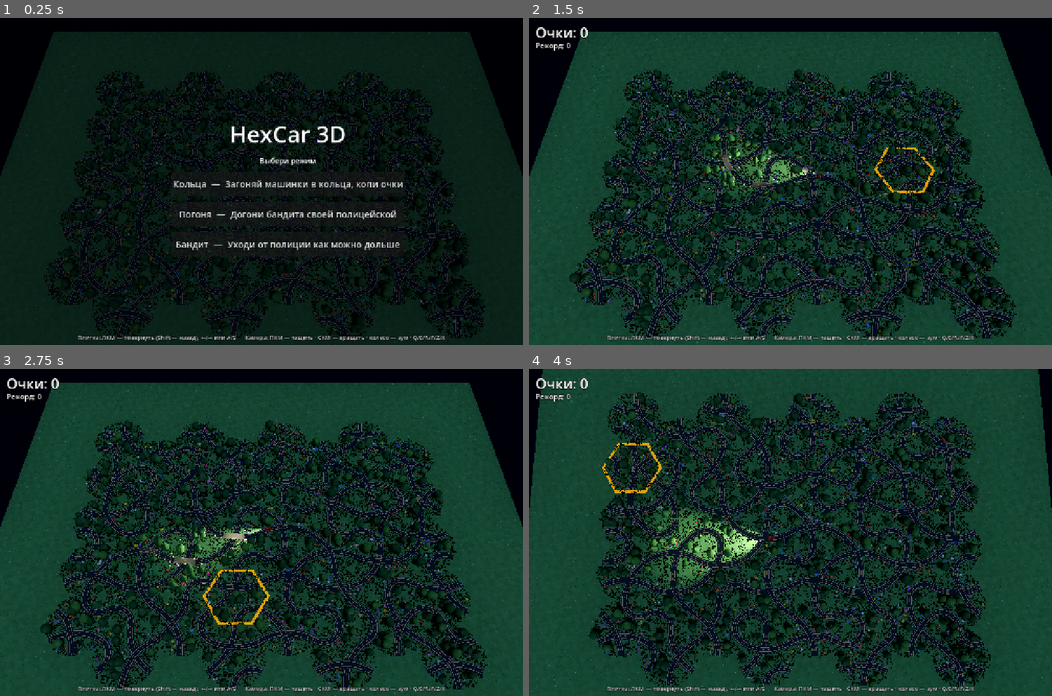
Above: before the commit, frames 1-4 (two rows, left to right).
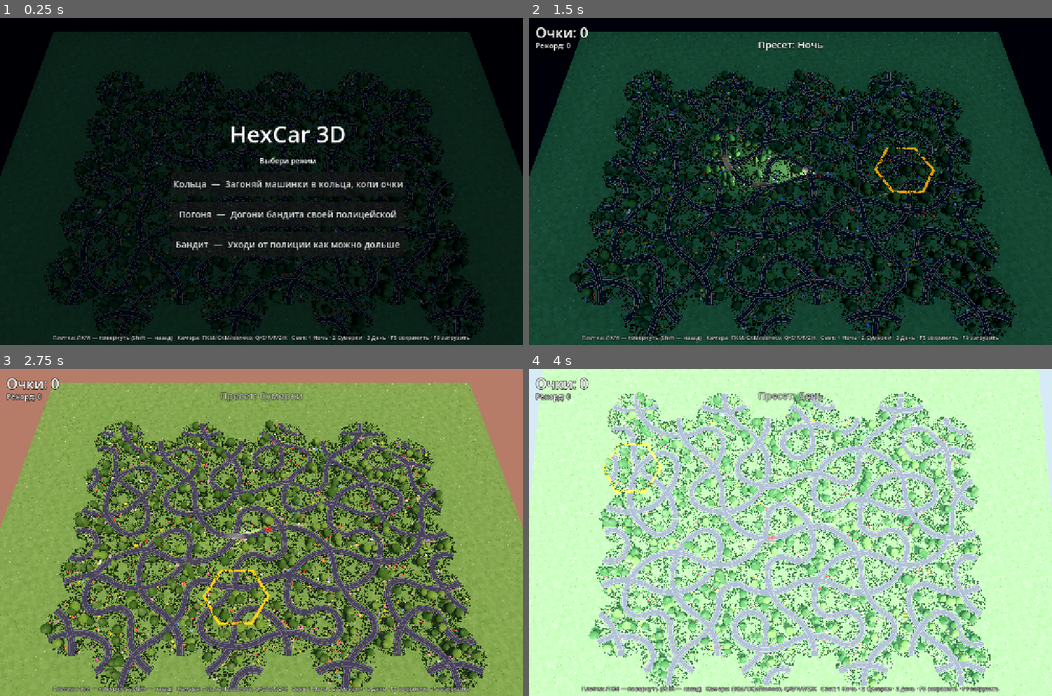
Above: after the commit, the same moments.

Repository: SashkoSoft/hexcar
Game: Godot game, scene res://Main.tscn
Two runs of this game, one before a commit and one after it. Both use one fixed random seed, a clock stepped at 60 frames per second and the inputs below.
Inputs (mouse positions are in pixels of both pictures, inside the frame that each line leads up to):
- Up to frame 1 (0.25 s): no input
- Up to frame 2 (1.5 s): click "Кольца — Загоняй машинки в ко…" at 0.5 s; tap Enter at 1.25 s; move the mouse to (905, 165) at 1.27 s; hold Right from 1.28 s (still down); tap 1 at 1.35 s; click (905, 165) at 1.42 s
- Up to frame 3 (2.75 s): tap 2 at 1.55 s; release Right at 2 s; drag from (156, 548) to (235, 597) at 2.02 s
- Up to frame 4 (4 s): move the mouse to (842, 460) at 2.77 s; hold Right 2.78-3.5 s; hold R 2.78-3.5 s; tap 3 at 2.85 s; drag from (764, 597) to (633, 483) at 3.52 s

The runs differ from the first frame. In frame 1, 0.7% of the frame differs, in the area x 10-90%, y 96-99%; in frame 2, 0.8%; in frame 3, 99%; in frame 4, 100%, in the area x 0-100%, y 0-100%.

Commit message:
Godot: пресеты оформления (свет/фары/свечение/небо) с записью и чтением
- Все визуальные параметры (ambient, луна/солнце, glow, цвета неба и яркость
  звёзд через uniform-шейдер, энергия/дальность/цвет фар, свечение подсветки
  кругов) собраны в набор look и применяются на лету через _apply_look().
- Встроенные пресеты: Ночь / Сумерки / День (клавиши 1/2/3).
- Сохранение в user://look.cfg (F5) и чтение (F9); при старте автоматически
  подхватывается сохранённый набор. Плашка-уведомление о применении/записи.

Co-Authored-By: Claude Opus 4.8 (1M context) <noreply@anthropic.com>

Diff:
--- a/godot/Main.gd
+++ b/godot/Main.gd
@@ -89,6 +89,7 @@
 	var loopScore: int = 0
 	var half_h: float = 4.0
 	var node: Node3D
+	var lights: Array = []   # SpotLight3D фар (для смены пресета на лету)
 
 # ======================================================================
 # Состояние
@@ -122,6 +123,42 @@
 var hover := -1
 var drag_tile := -1
 var drag_accum := 0.0
+
+# ---- Пресеты оформления (свет/фары/свечение/небо) ----
+# текущие настройки; применяются через _apply_look(), сохраняются/читаются с диска
+var look := {}
+var env: Environment
+var moon: DirectionalLight3D
+var sky_mat: ShaderMaterial
+const LOOK_PATH := "user://look.cfg"
+var PRESETS := {
+	"Ночь": {
+		"ambient_color": Color(0.118, 0.149, 0.259), "ambient_energy": 0.28,
+		"moon_color": Color(0.525, 0.608, 0.871), "moon_energy": 0.25,
+		"glow_intensity": 1.1, "glow_bloom": 0.25, "glow_threshold": 0.8,
+		"sky_top": Color(0.003, 0.005, 0.016), "sky_horizon": Color(0.018, 0.026, 0.058), "star": 1.0,
+		"hl_energy": 38.0, "hl_range": 420.0, "hl_angle": 30.0, "hl_color": Color(1.0, 0.95, 0.78),
+		"highlight_emission": 1.8,
+	},
+	"Сумерки": {
+		"ambient_color": Color(0.32, 0.30, 0.42), "ambient_energy": 0.7,
+		"moon_color": Color(0.95, 0.72, 0.55), "moon_energy": 0.7,
+		"glow_intensity": 0.9, "glow_bloom": 0.15, "glow_threshold": 0.9,
+		"sky_top": Color(0.10, 0.10, 0.22), "sky_horizon": Color(0.55, 0.35, 0.30), "star": 0.35,
+		"hl_energy": 16.0, "hl_range": 300.0, "hl_angle": 30.0, "hl_color": Color(1.0, 0.96, 0.82),
+		"highlight_emission": 1.2,
+	},
+	"День": {
+		"ambient_color": Color(0.70, 0.78, 0.92), "ambient_energy": 1.0,
+		"moon_color": Color(1.0, 0.96, 0.85), "moon_energy": 1.2,
+		"glow_intensity": 0.5, "glow_bloom": 0.05, "glow_threshold": 1.0,
+		"sky_top": Color(0.22, 0.42, 0.75), "sky_horizon": Color(0.72, 0.84, 0.93), "star": 0.0,
+		"hl_energy": 5.0, "hl_range": 180.0, "hl_angle": 30.0, "hl_color": Color(1.0, 0.97, 0.85),
+		"highlight_emission": 0.7,
+	},
+}
+var flash_label: Label
+var flash_t := 0.0
 
 # камера (орбитальная, со сглаживанием как в Dorfromantik)
 var cam_pivot: Vector3                  # текущая (сглаженная) точка фокуса
@@ -178,6 +215,7 @@
 # ======================================================================
 func _ready() -> void:
 	randomize()
+	look = PRESETS["Ночь"].duplicate(true)   # пресет по умолчанию
 	_build_base_roads()
 	_build_bridges()
 	_build_environment()
@@ -191,6 +229,7 @@
 	_build_hover_marker()
 	_build_ui()
 	_show_menu()
+	load_look()   # если есть сохранённые настройки на диске — применить их
 
 # ----------------------------------------------------------------------
 # Геометрия (порт)
@@ -700,7 +739,8 @@
 
 # подсветка дорог замкнутых кругов цветом машинки (тонируем асфальт, surface 0)
 func _road_tint_mat(col: Color) -> StandardMaterial3D:
-	var key := "roadtint|" + str(col)
+	var emit: float = look.get("highlight_emission", 1.8)
+	var key := "roadtint|" + str(col) + "|" + str(emit)
 	if mat_cache.has(key):
 		return mat_cache[key]
 	var m := StandardMaterial3D.new()
@@ -709,7 +749,7 @@
 	m.cull_mode = BaseMaterial3D.CULL_DISABLED
 	m.emission_enabled = true
 	m.emission = col
-	m.emission_energy_multiplier = 1.8
+	m.emission_energy_multiplier = emit
 	mat_cache[key] = m
 	return m
 
@@ -754,6 +794,12 @@
 	_update_hover(dt)
 	_update_popups(dt)
 	_update_ui()
+	if flash_t > 0.0:
+		flash_t -= dt
+		flash_label.visible = true
+		flash_label.modulate.a = clamp(flash_t, 0.0, 1.0)
+	elif flash_label.visible:
+		flash_label.visible = false
 	_camera_keys(dt)
 	_smooth_camera(dt)
 	update_camera()
@@ -829,11 +875,23 @@
 			tgt_yaw += event.relative.x * 0.006
 			tgt_pitch = clamp(tgt_pitch - event.relative.y * 0.004, CAM_PITCH_MIN, CAM_PITCH_MAX)
 	elif event is InputEventKey and event.pressed and not event.echo:
-		if gameState == "play" and hover >= 0:
-			if event.keycode == KEY_LEFT or event.keycode == KEY_A:
-				rotate_tile(hover, -1)
-			elif event.keycode == KEY_RIGHT or event.keycode == KEY_S:
-				rotate_tile(hover, 1)
+		match event.keycode:
+			KEY_1:
+				apply_preset("Ночь")
+			KEY_2:
+				apply_preset("Сумерки")
+			KEY_3:
+				apply_preset("День")
+			KEY_F5:
+				save_look()
+			KEY_F9:
+				load_look()
+			_:
+				if gameState == "play" and hover >= 0:
+					if event.keycode == KEY_LEFT or event.keycode == KEY_A:
+						rotate_tile(hover, -1)
+					elif event.keycode == KEY_RIGHT or event.keycode == KEY_S:
+						rotate_tile(hover, 1)
 
 # ======================================================================
 # Материалы / общие меши
@@ -1348,15 +1406,16 @@
 	var tail_mat := get_mat(Color(1.0, 0.12, 0.06), 0.3, 3.0)
 	for s in [-1.0, 1.0]:
 		var spot := SpotLight3D.new()
-		spot.light_color = Color(1.0, 0.95, 0.78)
-		spot.light_energy = 38.0
-		spot.spot_range = 420.0
-		spot.spot_angle = 30.0
+		spot.light_color = look.get("hl_color", Color(1.0, 0.95, 0.78))
+		spot.light_energy = look.get("hl_energy", 38.0)
+		spot.spot_range = look.get("hl_range", 420.0)
+		spot.spot_angle = look.get("hl_angle", 30.0)
 		spot.spot_angle_attenuation = 0.7
 		spot.spot_attenuation = 0.6
 		spot.shadow_enabled = false
 		spot.transform = Transform3D(Basis(lx, ly, lz), Vector3(length * 0.5, hl_y, s * width * 0.30))
 		root.add_child(spot)
+		c.lights.append(spot)
 		var lamp := MeshInstance3D.new()
 		var lampm := BoxMesh.new()
 		lampm.size = Vector3(width * 0.10, height * 0.20, width * 0.18)
@@ -1439,6 +1498,10 @@
 var _NIGHT_SKY_SHADER := """
 shader_type sky;
 
+uniform vec3 u_sky_top = vec3(0.003, 0.005, 0.016);
+uniform vec3 u_sky_horizon = vec3(0.018, 0.026, 0.058);
+uniform float u_star = 1.0;
+
 float hash(vec3 p) {
 	return fract(sin(dot(p, vec3(12.9898, 78.233, 37.719))) * 43758.5453);
 }
@@ -1458,12 +1521,12 @@
 void sky() {
 	vec3 d = normalize(EYEDIR);
 	float up = clamp(d.y, 0.0, 1.0);
-	vec3 base = mix(vec3(0.018, 0.026, 0.058), vec3(0.003, 0.005, 0.016), up);
+	vec3 base = mix(u_sky_horizon, u_sky_top, up);
 	float star = 0.0;
-	if (d.y > 0.01) {
+	if (u_star > 0.001 && d.y > 0.01) {
 		star += star_layer(d, 200.0, 0.983);
 		star += star_layer(d, 340.0, 0.989) * 0.8;
-		star *= smoothstep(0.0, 0.10, d.y);
+		star *= smoothstep(0.0, 0.10, d.y) * u_star;
 	}
 	vec3 sc = mix(vec3(0.8, 0.86, 1.0), vec3(1.0, 0.94, 0.78), hash(floor(d * 97.0)));
 	COLOR = base + sc * star * 3.0;
@@ -1472,35 +1535,27 @@
 
 func _build_environment() -> void:
 	var we := WorldEnvironment.new()
-	var env := Environment.new()
+	env = Environment.new()
 	env.background_mode = Environment.BG_SKY
 	var sky := Sky.new()
 	var sky_shader := Shader.new()
 	sky_shader.code = _NIGHT_SKY_SHADER
-	var sky_mat := ShaderMaterial.new()
+	sky_mat = ShaderMaterial.new()
 	sky_mat.shader = sky_shader
 	sky.sky_material = sky_mat
 	env.sky = sky
-	# глубокая ночь: тусклый холодный ambient
 	env.ambient_light_source = Environment.AMBIENT_SOURCE_COLOR
-	env.ambient_light_color = Color8(0x1e, 0x26, 0x42)
-	env.ambient_light_energy = 0.28
 	env.tonemap_mode = Environment.TONE_MAPPER_FILMIC
-	# свечение для фар/подсветки кругов/звёзд
 	env.glow_enabled = true
-	env.glow_intensity = 1.1
-	env.glow_bloom = 0.25
-	env.glow_hdr_threshold = 0.8
+	# конкретные значения света/неба/свечения берутся из пресета (_apply_look)
 	# объёмный туман выключен: при дальней камере он затягивал всё поле в дымку
 	env.volumetric_fog_enabled = false
 	we.environment = env
 	add_child(we)
 
-	# луна (холодный направленный свет)
-	var moon := DirectionalLight3D.new()
+	# направленный свет (луна/солнце — цвет и яркость из пресета)
+	moon = DirectionalLight3D.new()
 	moon.rotation = Vector3(deg_to_rad(-55.0), deg_to_rad(35.0), 0.0)
-	moon.light_color = Color8(0x86, 0x9b, 0xde)
-	moon.light_energy = 0.25
 	moon.shadow_enabled = true
 	moon.directional_shadow_max_distance = 3000.0
 	add_child(moon)
@@ -1513,6 +1568,73 @@
 	grass.material_override = _make_grass_material()
 	grass.position = Vector3(FIELD_W * 0.5, -0.5, FIELD_H * 0.5)
 	add_child(grass)
+
+	_apply_look()   # применить текущий пресет к окружению
+
+func _v3(c: Color) -> Vector3:
+	return Vector3(c.r, c.g, c.b)
+
+# применить текущий набор настроек look ко всей сцене
+func _apply_look() -> void:
+	if look.is_empty():
+		return
+	if env:
+		env.ambient_light_color = look["ambient_color"]
+		env.ambient_light_energy = look["ambient_energy"]
+		env.glow_intensity = look["glow_intensity"]
+		env.glow_bloom = look["glow_bloom"]
+		env.glow_hdr_threshold = look["glow_threshold"]
+	if moon:
+		moon.light_color = look["moon_color"]
+		moon.light_energy = look["moon_energy"]
+	if sky_mat:
+		sky_mat.set_shader_parameter("u_sky_top", _v3(look["sky_top"]))
+		sky_mat.set_shader_parameter("u_sky_horizon", _v3(look["sky_horizon"]))
+		sky_mat.set_shader_parameter("u_star", look["star"])
+	# фары существующих машинок
+	for c in cars:
+		for sp in c.lights:
+			sp.light_energy = look["hl_energy"]
+			sp.spot_range = look["hl_range"]
+			sp.spot_angle = look["hl_angle"]
+			sp.light_color = look["hl_color"]
+	# подсветка кругов: сбросить старые материалы, чтобы пересоздались с новым свечением
+	for k in colored_keys.keys():
+		var p: PackedStringArray = k.split(":")
+		tiles[int(p[0])].roads[int(p[1])].set_surface_override_material(0, null)
+	colored_keys = {}
+	for mk in mat_cache.keys():
+		if str(mk).begins_with("roadtint|"):
+			mat_cache.erase(mk)
+
+func apply_preset(name: String) -> void:
+	if PRESETS.has(name):
+		look = PRESETS[name].duplicate(true)
+		_apply_look()
+		_flash("Пресет: " + name)
+
+func save_look() -> void:
+	var c := ConfigFile.new()
+	for k in look.keys():
+		c.set_value("look", k, look[k])
+	var err := c.save(LOOK_PATH)
+	_flash("Сохранено" if err == OK else "Ошибка сохранения")
+
+func load_look() -> bool:
+	var c := ConfigFile.new()
+	if c.load(LOOK_PATH) != OK:
+		return false
+	for k in c.get_section_keys("look"):
+		look[k] = c.get_value("look", k)
+	_apply_look()
+	_flash("Загружено")
+	return true
+
+func _flash(s: String) -> void:
+	if flash_label == null:
+		return
+	flash_label.text = s
+	flash_t = 1.8
 
 func _build_camera() -> void:
 	cam = Camera3D.new()
@@ -1642,6 +1764,20 @@
 	crash_label.position = Vector2(0, 0)
 	crash_label.text = "АВАРИЯ!"
 	crash_label.visible = false
+
+	# плашка-уведомление (пресет применён/сохранён) — вверху по центру
+	flash_label = Label.new()
+	flash_label.add_theme_font_size_override("font_size", 24)
+	flash_label.add_theme_color_override("font_color", Color(1, 1, 1))
+	flash_label.add_theme_color_override("font_outline_color", Color(0, 0, 0))
+	flash_label.add_theme_constant_override("outline_size", 5)
+	flash_label.anchor_left = 0.0
+	flash_label.anchor_right = 1.0
+	flash_label.anchor_top = 0.06
+	flash_label.anchor_bottom = 0.06
+	flash_label.horizontal_alignment = HORIZONTAL_ALIGNMENT_CENTER
+	flash_label.visible = false
+	ui.add_child(flash_label)
 
 	# --- Меню ---
 	menu_panel = Control.new()
@@ -1727,7 +1863,7 @@
 
 	# --- подсказка по камере (всегда видна) ---
 	var cam_hint := Label.new()
-	cam_hint.text = "Плитка: ЛКМ — повернуть (Shift — назад), ←/→ или A/S      Камера: ПКМ — тащить · СКМ — вращать · колесо — зум · Q/E/R/F/Z/X"
+	cam_hint.text = "Плитка: ЛКМ — повернуть (Shift — назад)   Камера: ПКМ/СКМ/колесо, Q/E/R/F/Z/X   Свет: 1 Ночь · 2 Сумерки · 3 День · F5 сохранить · F9 загрузить"
 	cam_hint.add_theme_font_size_override("font_size", 14)
 	cam_hint.add_theme_color_override("font_color", Color(1, 1, 1, 0.85))
 	cam_hint.add_theme_color_override("font_outline_color", Color(0, 0, 0))
